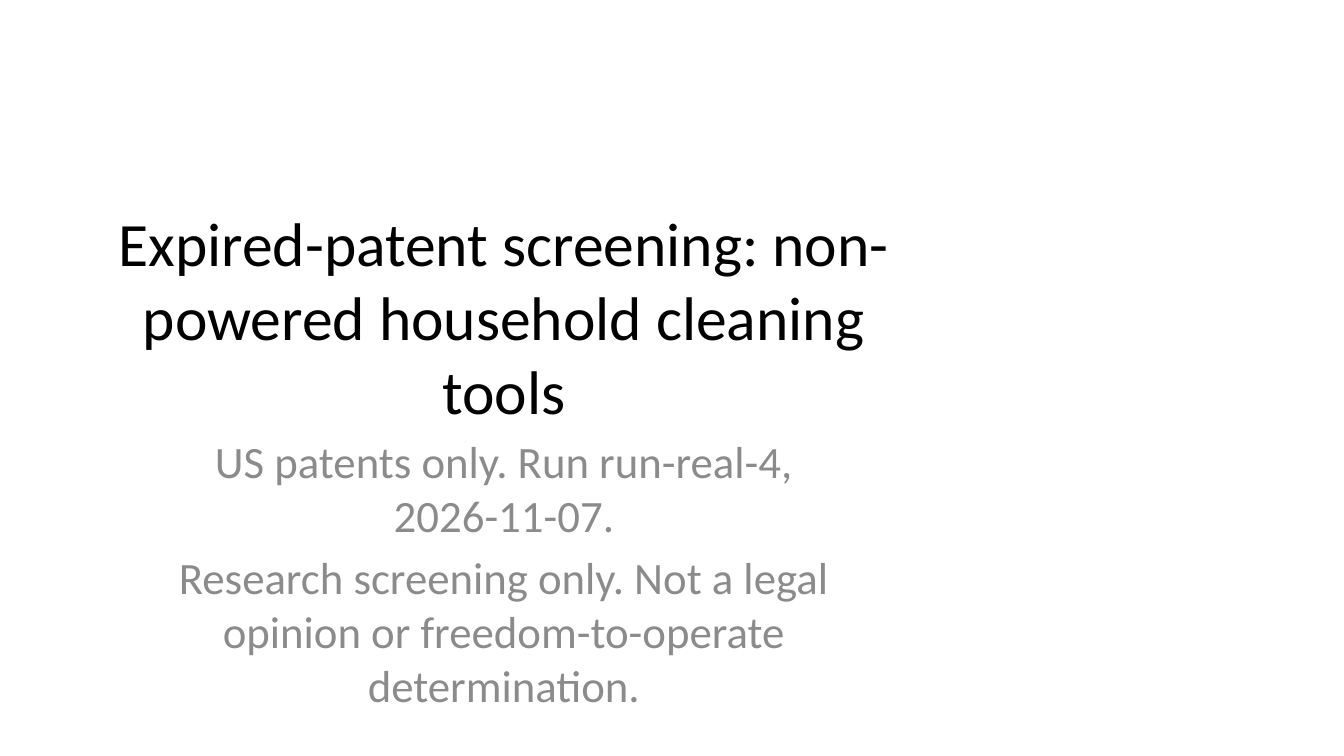
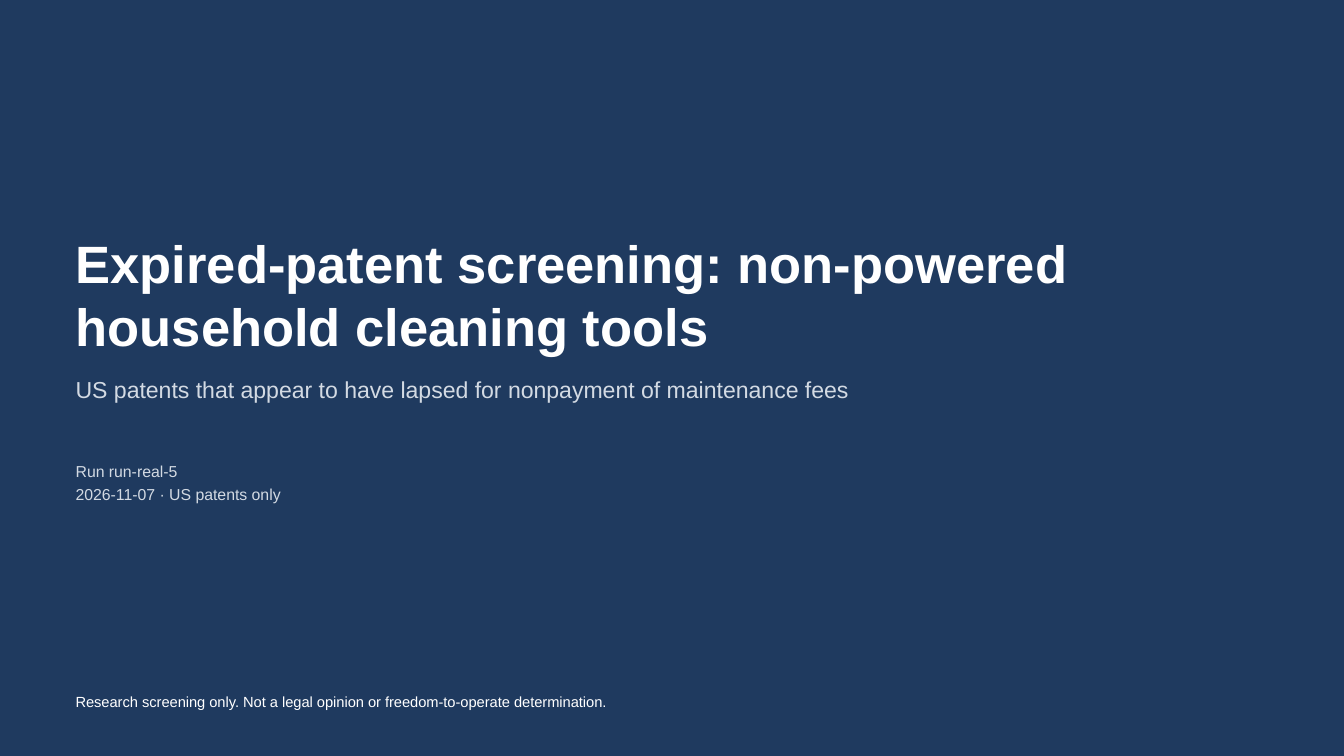
Before and after one commit to DhafinFawwaz/expired-patent-opportunity-agent, a slide deck: slide 1 of outputs/samples/deck.pptx. Drawn at 1344x756 pixels with LibreOffice and Linux fonts; fonts in the diff are those of the drawing. Boxes give left, top, right and bottom in pixels: in the first picture for what was removed or moved away, otherwise in the second. Text is boxed around its words. In the diff, an @@ line names an element or a change of style, - is before the commit and + after.

```diff
--- a/outputs/samples/deck.pptx
+++ b/outputs/samples/deck.pptx
@@ background #FFFFFF to #1F3A5F @@
@@ title "Expired-patent screening: non-powered household cleaning ...": place and size @@
-title "Expired-patent screening: non-powered household cleaning ..." at box(118, 223, 888, 415)
+title "Expired-patent screening: non-powered household cleaning ..." at box(76, 245, 1068, 357)
@@ title "Expired-patent screening: non-powered household cleaning ..." at box(76, 245, 1068, 357): size 44 to 37.5 pt, font Calibri to Arial, text colour #000000 to #FFFFFF, bold on; alignment centre to left; vertical alignment middle to bottom @@
@@ subtitle at box(76, 381, 849, 403): text changed; size 32 to 16.5 pt; font Calibri to Arial; text colour #8C8C8C to #D3DAE3 @@
-US patents only. Run run-real-4, 2026-11-07.
-Research screening only. Not a legal opinion or freedom-to-operate determination.
+US patents that appear to have lapsed for nonpayment of maintenance fees
@@ text added at box(76, 465, 281, 504), 11.2 pt, text #D3DAE3 @@
+Run run-real-5
+2026-11-07 · US patents only
@@ text added at box(76, 696, 606, 710), 10.5 pt, text #FFFFFF @@
+Research screening only. Not a legal opinion or freedom-to-operate determination.
```
Also in this commit, not shown: 7 other slides changed, 1 slide added, 1 slide removed, 14 other files.
